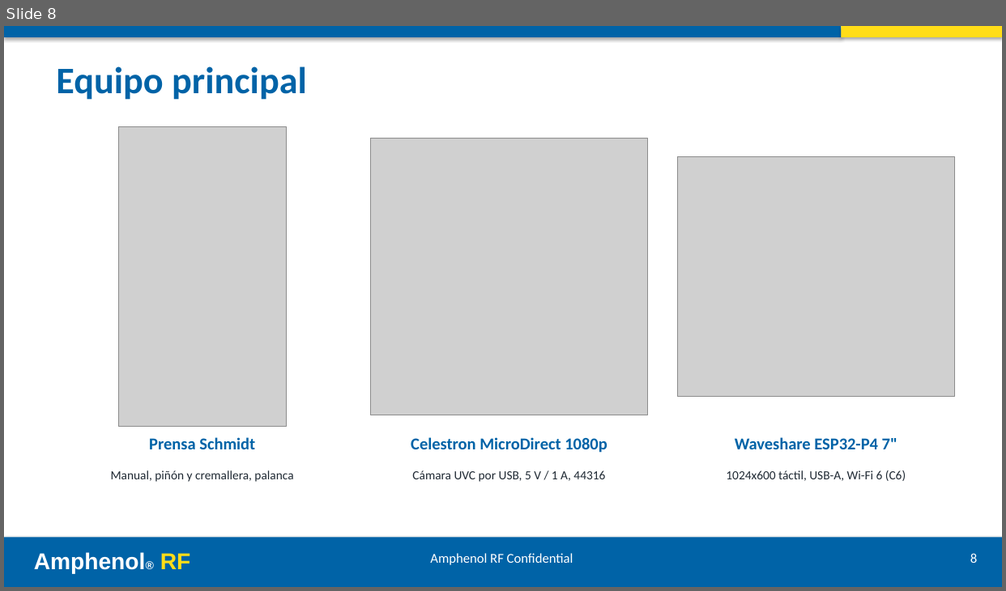
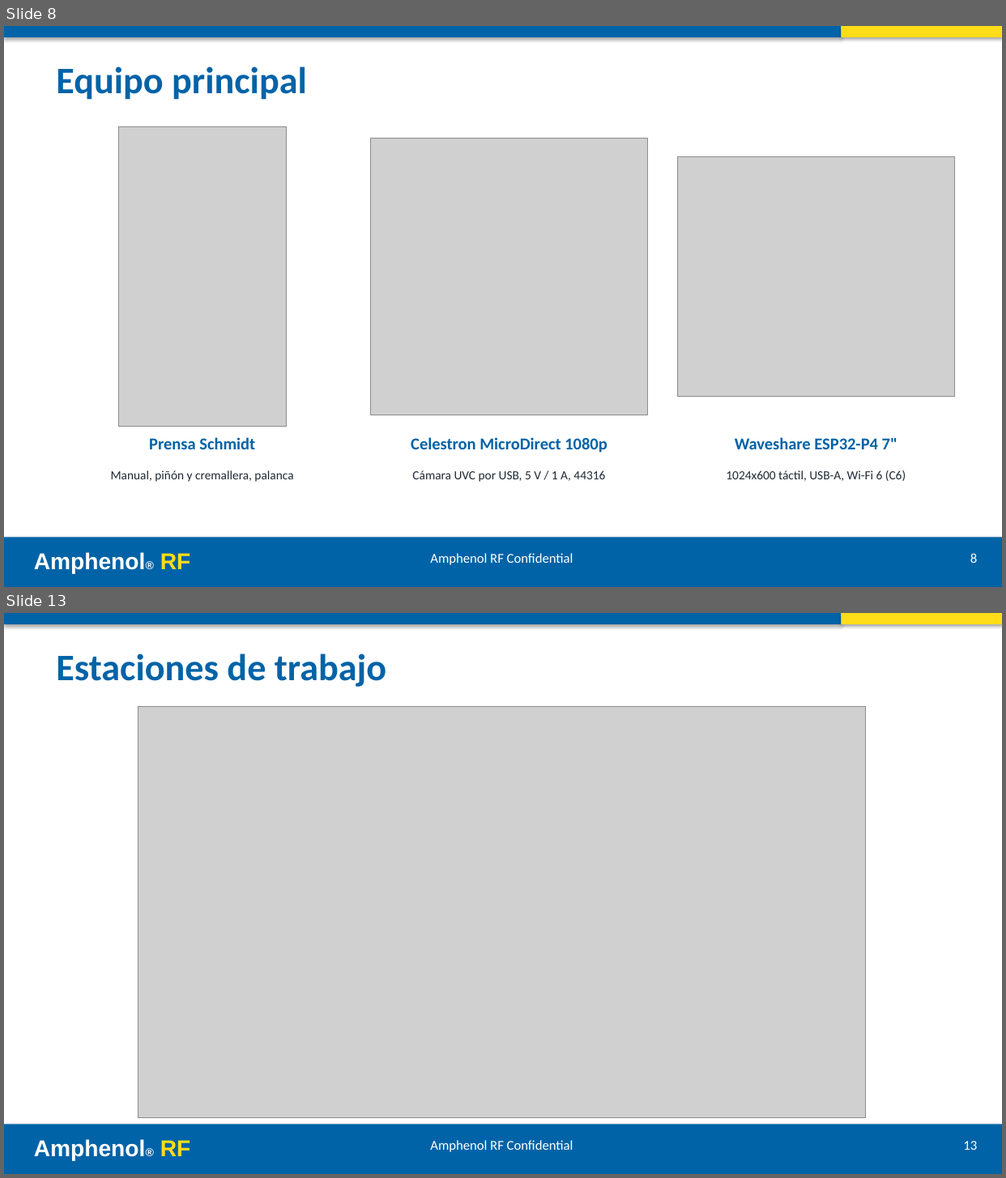
Before and after one commit to ricardosalmeron71-png/inspeccion-vision-solder-cap, a slide deck: docs/presentacion.pptx. Shown one above the other, each under a label of ours: slide 8 before the commit, slides 8 and 13 after it; the slides between them are not shown. The pictures are 1006x591 and 1006x1178 pixels, drawn with LibreOffice and Linux fonts; fonts in the diff are those of the drawing; grey boxes stand for pictures. Boxes give left, top, right and bottom in pixels: in the first picture for what was removed or moved away, otherwise in the second. Text is boxed around its words. In the diff, an @@ line names an element or a change of style, - is before the commit and + after.

```diff
--- a/docs/presentacion.pptx
+++ b/docs/presentacion.pptx
@@ slide 13 added at (x1=4, y1=613, x2=1002, y2=1174), background #FFFFFF @@
@@ rectangle added at (x1=4, y1=613, x2=841, y2=624), fill #0063A7 @@
@@ rectangle added at (x1=841, y1=613, x2=1002, y2=624), fill #FFDD18 @@
@@ text added at (x1=56, y1=653, x2=386, y2=687), 36 pt, text #0063A7, bold @@
+Estaciones de trabajo
@@ picture added at (x1=138, y1=707, x2=866, y2=1118) @@
@@ rectangle added at (x1=4, y1=1124, x2=1002, y2=1174), fill #0063A7 @@
@@ text added at (x1=34, y1=1139, x2=191, y2=1161), 22 pt, text #FFFFFF, bold @@
+Amphenol® RF
@@ text added at (x1=430, y1=1140, x2=573, y2=1152), 13 pt, text #FFFFFF @@
+Amphenol RF Confidential
@@ text added at (x1=963, y1=1141, x2=977, y2=1150), 13 pt, text #FFFFFF @@
+13
```
Also in this commit, not shown: 11 slides changed, 2 other slides added, 16 other files.
